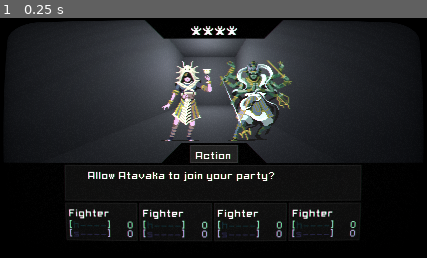
Above: before the commit, frame 1.
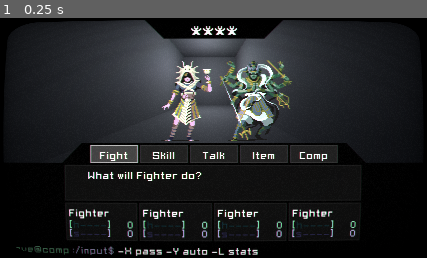
Above: after the commit, the same moment.

Repository: kiwijuice56/tower-of-babel
Game: Godot game, scene res://main/Main.tscn
Same seed, same stepped clock (60 frames per second), same inputs: the game is played once before the commit and once after it.
Inputs:
- Up to frame 1 (0.25 s): no input

The runs differ from the first frame. In frame 1, 4.5% of the frame differs, in the area x 3-82%, y 52-100%.

Commit message:
Added buff UI

Diff:
--- a/main/ui/UI.tscn
+++ b/main/ui/UI.tscn
@@ -86,3 +86,79 @@
 [node name="FighterContainer4" parent="VBoxContainer/BottomContainer/VBoxContainer/PartyContainer" instance=ExtResource("2_mf62m")]
 layout_mode = 2
 size_flags_horizontal = 3
+
+[node name="Label" type="Label" parent="VBoxContainer/BottomContainer/VBoxContainer"]
+visible = false
+layout_mode = 2
+size_flags_horizontal = 4
+theme_override_colors/font_color = Color(0.470588, 0.470588, 0.470588, 1)
+text = "Stored Demons"
+horizontal_alignment = 1
+
+[node name="ScrollContainer" type="ScrollContainer" parent="VBoxContainer/BottomContainer/VBoxContainer"]
+visible = false
+custom_minimum_size = Vector2(0, 56)
+layout_mode = 2
+size_flags_vertical = 8
+horizontal_scroll_mode = 2
+vertical_scroll_mode = 3
+
+[node name="StockContainer" type="HBoxContainer" parent="VBoxContainer/BottomContainer/VBoxContainer/ScrollContainer"]
+custom_minimum_size = Vector2(0, 45)
+layout_mode = 2
+size_flags_vertical = 8
+theme_override_constants/separation = 2
+
+[node name="FighterContainer" parent="VBoxContainer/BottomContainer/VBoxContainer/ScrollContainer/StockContainer" instance=ExtResource("2_mf62m")]
+layout_mode = 2
+size_flags_horizontal = 3
+
+[node name="FighterContainer2" parent="VBoxContainer/BottomContainer/VBoxContainer/ScrollContainer/StockContainer" instance=ExtResource("2_mf62m")]
+layout_mode = 2
+size_flags_horizontal = 3
+
+[node name="FighterContainer3" parent="VBoxContainer/BottomContainer/VBoxContainer/ScrollContainer/StockContainer" instance=ExtResource("2_mf62m")]
+layout_mode = 2
+size_flags_horizontal = 3
+
+[node name="FighterContainer4" parent="VBoxContainer/BottomContainer/VBoxContainer/ScrollContainer/StockContainer" instance=ExtResource("2_mf62m")]
+layout_mode = 2
+size_flags_horizontal = 3
+
+[node name="FighterContainer5" parent="VBoxContainer/BottomContainer/VBoxContainer/ScrollContainer/StockContainer" instance=ExtResource("2_mf62m")]
+layout_mode = 2
+size_flags_horizontal = 3
+
+[node name="FighterContainer6" parent="VBoxContainer/BottomContainer/VBoxContainer/ScrollContainer/StockContainer" instance=ExtResource("2_mf62m")]
+layout_mode = 2
+size_flags_horizontal = 3
+
+[node name="MarginContainer" type="MarginContainer" parent="."]
+layout_mode = 1
+anchors_preset = 12
+anchor_top = 1.0
+anchor_right = 1.0
+anchor_bottom = 1.0
+offset_top = -13.0
+grow_horizontal = 2
+grow_vertical = 0
+theme_override_constants/margin_left = 8
+theme_override_constants/margin_right = 8
+
+[node name="InputHelpContanier" type="HBoxContainer" parent="MarginContainer"]
+layout_mode = 2
+
+[node name="InputLabel" type="Label" parent="MarginContainer/InputHelpContanier"]
+layout_mode = 2
+theme_override_colors/font_color = Color(0.203922, 0.470588, 0.305882, 1)
+text = "eve@comp"
+
+[node name="InputLabel2" type="Label" parent="MarginContainer/InputHelpContanier"]
+layout_mode = 2
+theme_override_colors/font_color = Color(0.435294, 0.396078, 0.6, 1)
+text = ":/input$"
+
+[node name="InputLabel3" type="Label" parent="MarginContainer/InputHelpContanier"]
+layout_mode = 2
+theme_override_colors/font_color = Color(1, 1, 1, 1)
+text = "-X pass -Y auto -L stats"
--- a/main/ui/action_panel/action_panel.gd
+++ b/main/ui/action_panel/action_panel.gd
@@ -8,12 +8,13 @@
 
 signal button_pressed
 
+func _ready() -> void:
+	set_process_input(false)
+	query(["Fight", "Skill", "Talk", "Item", "Comp"])
+
 func _input(event: InputEvent) -> void:
 	if event.is_action_pressed("ui_cancel", false):
 		button_pressed.emit("_cancel")
-
-func _ready() -> void:
-	set_process_input(false)
 
 func query(options: Array[String], can_cancel: bool = false, initial_select: int = 0) -> String:
 	for button in %ButtonContainer.get_children():
--- a/main/ui/fighter_panel/FighterPanel.tscn
+++ b/main/ui/fighter_panel/FighterPanel.tscn
@@ -1,9 +1,10 @@
-[gd_scene load_steps=5 format=3 uid="uid://cqp7mormwkfmh"]
+[gd_scene load_steps=6 format=3 uid="uid://cqp7mormwkfmh"]
 
 [ext_resource type="Theme" uid="uid://ngj4frvw6klg" path="res://main/ui/_theme/main_theme.tres" id="1_awst1"]
 [ext_resource type="Script" path="res://main/ui/fighter_panel/fighter_panel.gd" id="2_qc43s"]
 [ext_resource type="PackedScene" path="res://main/ui/fighter_panel/status_icon/StatusIcon.tscn" id="3_whq17"]
 [ext_resource type="PackedScene" uid="uid://iln5s8fm6cbt" path="res://main/ui/fighter_panel/point_bar/PointBar.tscn" id="4_ajbfn"]
+[ext_resource type="PackedScene" uid="uid://54w0j0icg4po" path="res://main/ui/fighter_panel/buff_container/BuffContainer.tscn" id="5_g4kuf"]
 
 [node name="FighterPanel" type="PanelContainer"]
 offset_right = 73.0
@@ -11,7 +12,12 @@
 theme = ExtResource("1_awst1")
 script = ExtResource("2_qc43s")
 
+[node name="SelectButton" type="Button" parent="."]
+visible = false
+layout_mode = 2
+
 [node name="DataContainer" type="VBoxContainer" parent="."]
+unique_name_in_owner = true
 layout_mode = 2
 theme_override_constants/separation = -1
 
@@ -46,9 +52,15 @@
 low_color = Color(0.117647, 0.105882, 0.301961, 1)
 segments = 5
 
+[node name="BuffContainer" parent="." instance=ExtResource("5_g4kuf")]
+unique_name_in_owner = true
+visible = false
+layout_mode = 2
+
 [node name="EmptyLabel" type="Label" parent="."]
+unique_name_in_owner = true
 visible = false
-modulate = Color(0.231373, 0.231373, 0.231373, 1)
+modulate = Color(0.333333, 0.333333, 0.333333, 1)
 custom_minimum_size = Vector2(65, 37)
 layout_mode = 2
 size_flags_horizontal = 4
--- /dev/null
+++ b/main/ui/fighter_panel/buff_container/BuffContainer.tscn
@@ -0,0 +1,66 @@
+[gd_scene load_steps=6 format=3 uid="uid://54w0j0icg4po"]
+
+[ext_resource type="Texture2D" uid="uid://jvymxo12gwpv" path="res://main/ui/fighter_panel/buff_container/sprites/attack_buff.png" id="1_33dxx"]
+[ext_resource type="Script" path="res://main/ui/fighter_panel/buff_container/buff_container.gd" id="1_s5y75"]
+[ext_resource type="Texture2D" uid="uid://ck4c2ow58pxiw" path="res://main/ui/fighter_panel/buff_container/sprites/defense_buff.png" id="2_v76wu"]
+[ext_resource type="Texture2D" uid="uid://dbjhxkv3ylba7" path="res://main/ui/fighter_panel/buff_container/sprites/accurary_evasion_buff.png" id="3_gu4qn"]
+
+[sub_resource type="StyleBoxFlat" id="StyleBoxFlat_cbvpt"]
+bg_color = Color(0, 0, 0, 0.819608)
+expand_margin_left = 2.0
+expand_margin_top = 2.0
+expand_margin_right = 2.0
+expand_margin_bottom = 2.0
+
+[node name="BuffContainer" type="PanelContainer"]
+theme_override_styles/panel = SubResource("StyleBoxFlat_cbvpt")
+script = ExtResource("1_s5y75")
+
+[node name="VBoxContainer" type="VBoxContainer" parent="."]
+layout_mode = 2
+theme_override_constants/separation = -1
+
+[node name="AttackBuff" type="HBoxContainer" parent="VBoxContainer"]
+layout_mode = 2
+
+[node name="TextureRect" type="TextureRect" parent="VBoxContainer/AttackBuff"]
+layout_mode = 2
+size_flags_horizontal = 4
+size_flags_vertical = 4
+texture = ExtResource("1_33dxx")
+stretch_mode = 2
+
+[node name="Label" type="Label" parent="VBoxContainer/AttackBuff"]
+layout_mode = 2
+theme_override_colors/font_color = Color(1, 0.615686, 0.278431, 1)
+text = "+++"
+
+[node name="DefenseBuff" type="HBoxContainer" parent="VBoxContainer"]
+layout_mode = 2
+
+[node name="TextureRect" type="TextureRect" parent="VBoxContainer/DefenseBuff"]
+layout_mode = 2
+size_flags_horizontal = 4
+size_flags_vertical = 4
+texture = ExtResource("2_v76wu")
+stretch_mode = 2
+
+[node name="Label" type="Label" parent="VBoxContainer/DefenseBuff"]
+layout_mode = 2
+theme_override_colors/font_color = Color(1, 0.615686, 0.278431, 1)
+text = "++"
+
+[node name="AccEvaBuff" type="HBoxContainer" parent="VBoxContainer"]
+layout_mode = 2
+
+[node name="TextureRect" type="TextureRect" parent="VBoxContainer/AccEvaBuff"]
+layout_mode = 2
+size_flags_horizontal = 4
+size_flags_vertical = 4
+texture = ExtResource("3_gu4qn")
+stretch_mode = 2
+
+[node name="Label" type="Label" parent="VBoxContainer/AccEvaBuff"]
+layout_mode = 2
+theme_override_colors/font_color = Color(0.270588, 0.392157, 1, 1)
+text = "--"
--- /dev/null
+++ b/main/ui/fighter_panel/buff_container/buff_container.gd
@@ -0,0 +1,4 @@
+class_name BuffContainer
+extends PanelContainer
+
+# TODO: after creating buff skills, use that enum to implement this panel
--- a/main/ui/fighter_panel/fighter_panel.gd
+++ b/main/ui/fighter_panel/fighter_panel.gd
@@ -1,2 +1,10 @@
 class_name FighterPanel
 extends PanelContainer
+
+var fighter_owner: Fighter
+
+func initialize(fighter: Fighter) -> void:
+	fighter_owner = fighter
+	if fighter_owner == null:
+		%DataContainer.visible = false
+		%EmptyLabel.visible = true
--- a/main/ui/text_box/TextBox.tscn
+++ b/main/ui/text_box/TextBox.tscn
@@ -16,5 +16,5 @@
 custom_minimum_size = Vector2(0, 28)
 layout_mode = 2
 theme_override_constants/line_separation = 4
-text = "Allow Atavaka to join your party?"
+text = "What will Fighter do?"
 fit_content = true
Binary file added: main/ui/fighter_panel/buff_container/sprites/accurary_evasion_buff.png
Not shown, added: main/ui/fighter_panel/buff_container/sprites/accurary_evasion_buff.png.import
Binary file added: main/ui/fighter_panel/buff_container/sprites/attack_buff.png
Not shown, added: main/ui/fighter_panel/buff_container/sprites/attack_buff.png.import
Binary file added: main/ui/fighter_panel/buff_container/sprites/defense_buff.png
Not shown, added: main/ui/fighter_panel/buff_container/sprites/defense_buff.png.import
